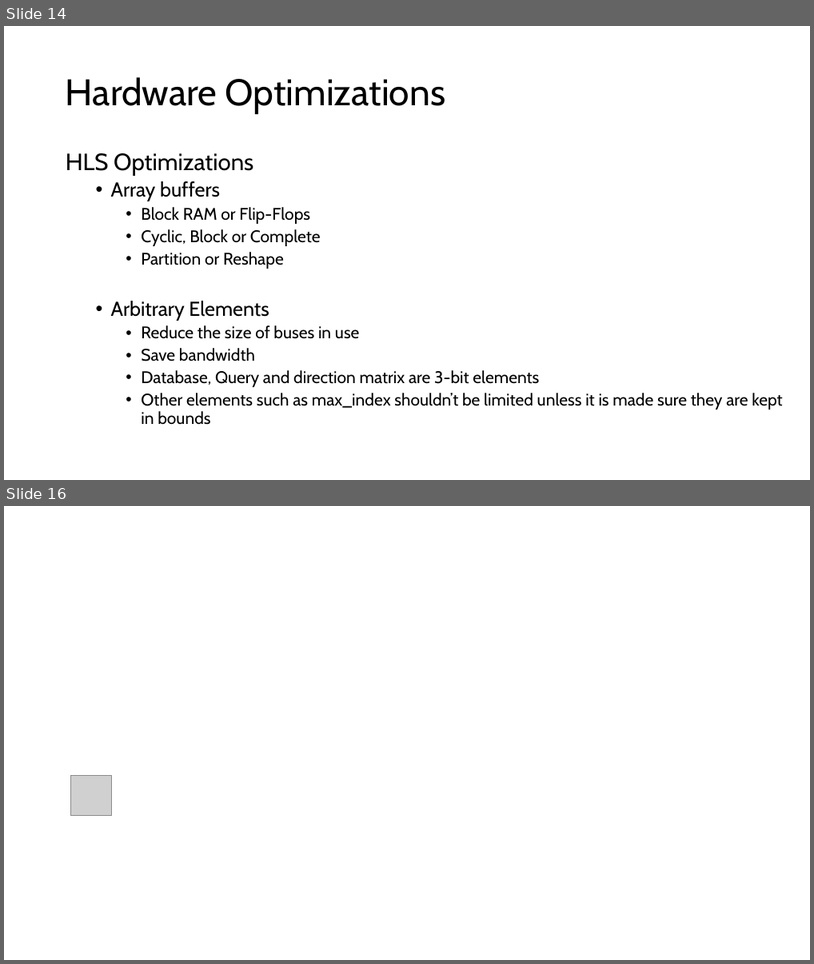
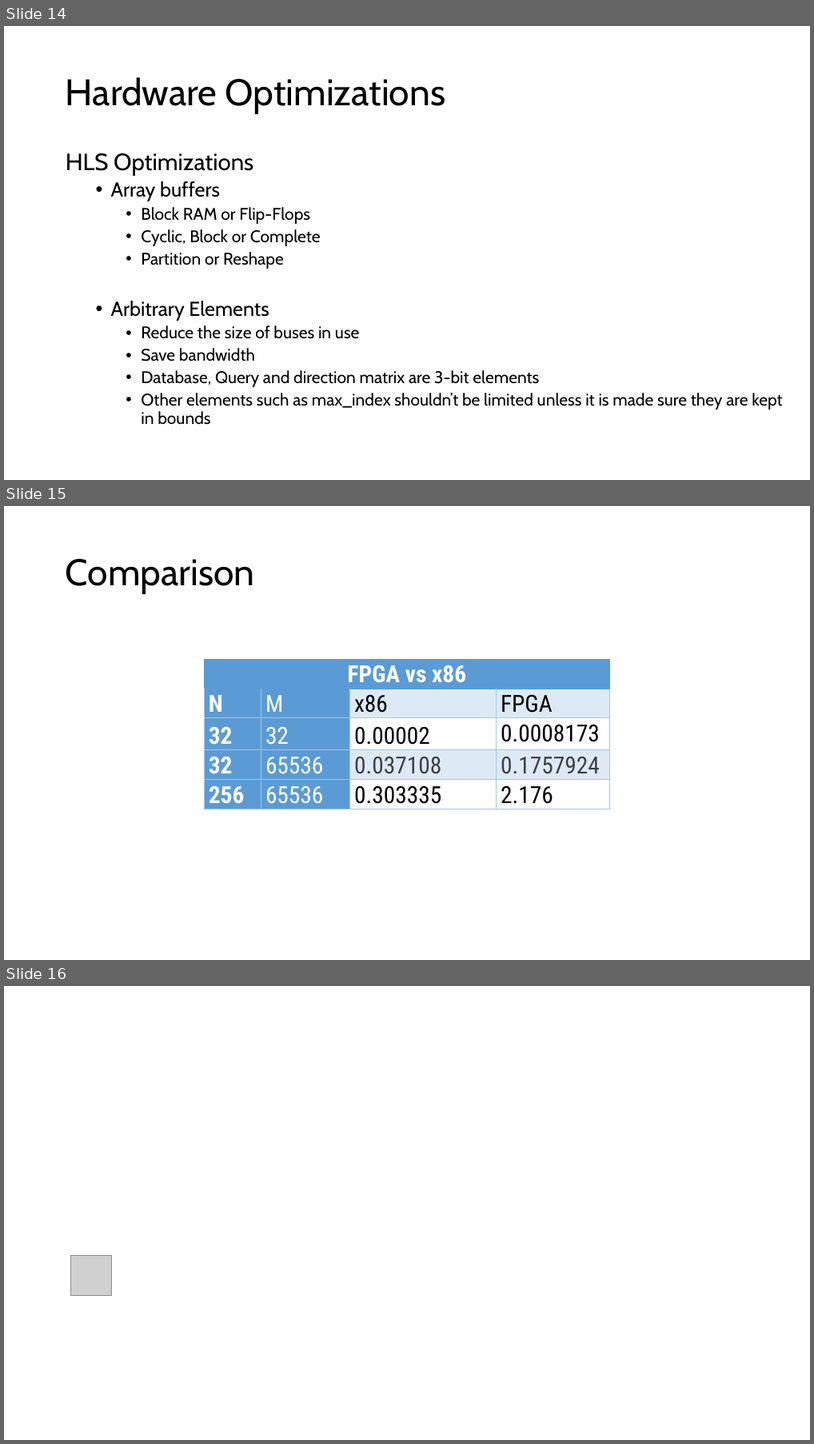
Before and after one commit to Embedded-Systems-2023-24/Embedded-Systems, a slide deck: lab3/lsal/Lab3 Presentation.pptx. Shown one above the other, each under a label of ours: slides 14 and 16 before the commit, slides 14, 15 and 16 after it; the slides between them are not shown. The pictures are 814x964 and 814x1444 pixels, drawn with LibreOffice and Linux fonts; fonts in the diff are those of the drawing; grey boxes stand for pictures; background and template pictures are left out. Boxes give left, top, right and bottom in pixels: in the first picture for what was removed or moved away, otherwise in the second. Text is boxed around its words. In the diff, an @@ line names an element or a change of style, - is before the commit and + after.

```diff
--- a/lab3/lsal/Lab3 Presentation.pptx
+++ b/lab3/lsal/Lab3 Presentation.pptx
@@ slide 15 added at <box>4,506,810,960</box>, background #FFFFFF @@
@@ title added at <box>66,559,255,594</box>, 44 pt, text #000000 @@
+Comparison
@@ table added at <box>204,659,610,807</box>, 5 rows, 4 columns @@
+FPGA vs x86 |  |  | 
+Ν | Μ | x86 | FPGA
+32 | 32 | 0.00002 | 0.0008173
+32 | 65536 | 0.037108 | 0.1757924
+256 | 65536 | 0.303335 | 2.176
```
Also in this commit, not shown: 5 slides changed, 1 slide removed, 5 other files.
